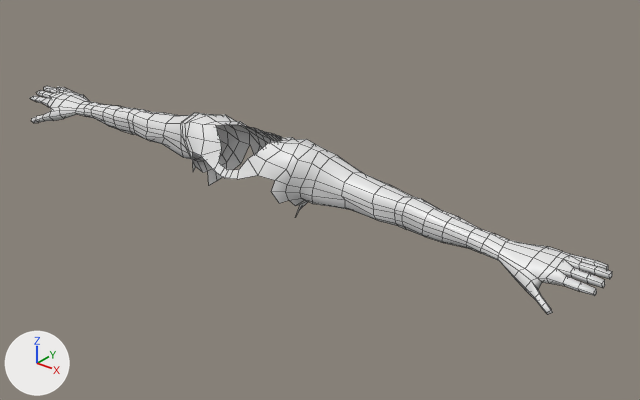
An edit to the FBX model Coursework/Meshes/FPSCharacter.fbx, drawn before and after from the same camera.
Rendered twice from a 50 mm camera at (1.408, -1.45, 2.33) aimed at (0.156, 0.116, 1.359). Lighting does not change. The marker at lower left points along +X, +Y and +Z. Mesh edges are drawn as thin lines. Where no turn or scale is listed for an object, it has been applied to the vertices.

The older version as bpy lines, for what is in view:
```python
me_plane_019 = bpy.data.meshes.new('Plane.019')
me_plane_019.from_pydata(...)  # 651 vertices, 618 faces; spans x -0.92..0.92, y 0.09..0.31, z -0.32..-0.1
me_plane_019.materials.append(mat_blackoutlinerepeat)  # white #e7e7e7
ob_fecharactermodel = bpy.data.objects.new('FeCharacterModel', me_plane_019)
ob_fecharactermodel.location = (0.0, -0.154, 1.658)
```
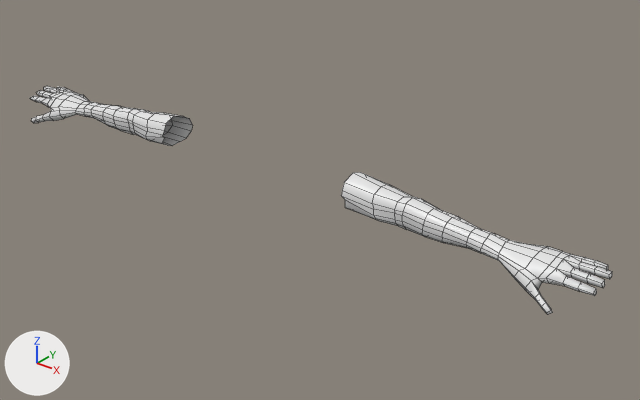
What changed in the scene script:
```text
Change me_plane_019:
    used by ob_fecharactermodel; location = (0.0, -0.154, 1.658)
    remove me_plane_019.from_pydata(...)  # 651 vertices, 618 faces; spans x -0.92..0.92, y 0.09..0.31, z -0.32..-0.1
    add me_plane_019.from_pydata(...)  # 448 vertices, 432 faces; spans x -0.92..0.92, y 0.12..0.28, z -0.29..-0.16
    me_plane_019 part 1
    203 vertices are removed from x -0.23..0.23, y 0.09..0.31, z -0.32..-0.1
    186 faces are deleted
```

Pixel boxes (x1, y1, x2, y2) of what changed, in the pictures (640 x 400 px):
part 1 of me_plane_019, deleted: before (162, 113, 363, 215)
